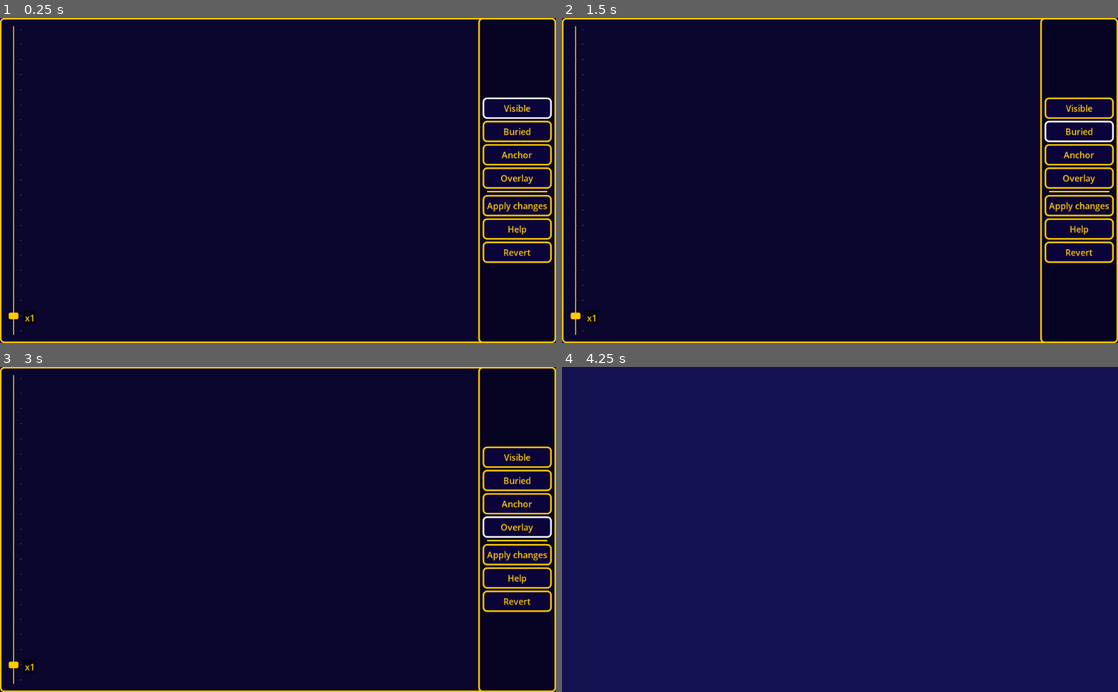
Above: before the commit, frames 1-4 (two rows, left to right).
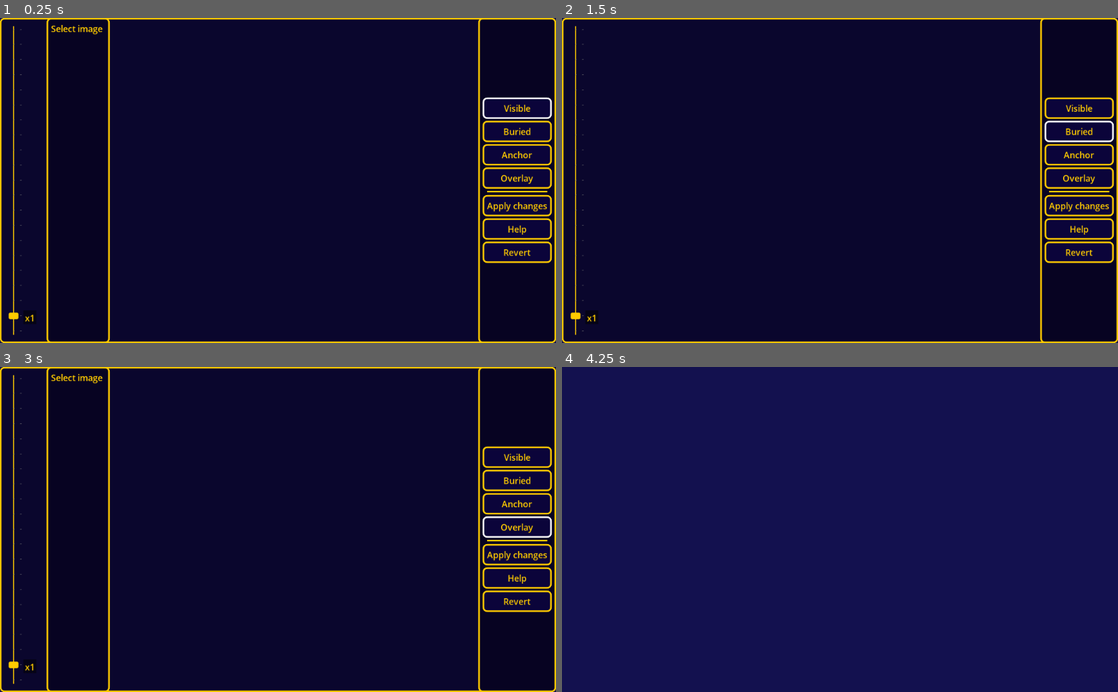
Above: after the commit, the same moments.

Repository: KoBeWi/Hedgewars-Theme-Editor-3
Game: Godot game, scene res://ObjectEdit.tscn
Two runs of this game, one before a commit and one after it. Both use one fixed random seed, a clock stepped at 60 frames per second and the inputs below. This scene is started directly instead of the project's main scene.
Inputs:
- Up to frame 1 (0.25 s): no input
- Up to frame 2 (1.5 s): click "Visible" at 0.5 s; click "Buried" at 1.25 s
- Up to frame 3 (3 s): click "Anchor" at 2 s; click "Overlay" at 2.75 s
- Up to frame 4 (4.25 s): click "Apply changes" at 3.5 s

The runs differ from the first frame. In frame 1, 1.1% of the frame differs, in the area x 8-20%, y 0-100%; in frame 2, nothing differs; in frame 3, 1.1%; in frame 4, nothing differs.
Error before the commit: Invalid get index 'name' (on base: 'Dictionary'). (res://Scripts/ObjectImageEdit.gd:11)
Error after the commit: Invalid get index 'name' (on base: 'Nil'). (res://Scripts/ObjectImageEdit.gd:11)

Commit message:
Overlays part 1

Diff:
--- /dev/null
+++ b/Nodes/OverlayItem.tscn
@@ -0,0 +1,56 @@
+[gd_scene load_steps=2 format=2]
+
+[sub_resource type="GDScript" id=1]
+script/source = "extends Button
+
+var image: String
+
+func _ready():
+	rect_min_size.y = rect_size.x
+
+func set_image(path: String):
+	$MarginContainer/VBoxContainer/Texture.texture = Util.load_texture(path)
+	image = path.get_basename().get_file()
+	$MarginContainer/VBoxContainer/Label.text = image
+"
+
+[node name="Button" type="Button"]
+margin_right = 142.0
+margin_bottom = 120.0
+toggle_mode = true
+script = SubResource( 1 )
+__meta__ = {
+"_edit_use_anchors_": false
+}
+
+[node name="MarginContainer" type="MarginContainer" parent="."]
+anchor_right = 1.0
+anchor_bottom = 1.0
+mouse_filter = 2
+custom_constants/margin_right = 8
+custom_constants/margin_top = 8
+custom_constants/margin_left = 8
+custom_constants/margin_bottom = 8
+__meta__ = {
+"_edit_use_anchors_": false
+}
+
+[node name="VBoxContainer" type="VBoxContainer" parent="MarginContainer"]
+margin_left = 8.0
+margin_top = 8.0
+margin_right = 134.0
+margin_bottom = 112.0
+
+[node name="Texture" type="TextureRect" parent="MarginContainer/VBoxContainer"]
+margin_right = 126.0
+margin_bottom = 77.0
+size_flags_vertical = 3
+expand = true
+stretch_mode = 5
+
+[node name="Label" type="Label" parent="MarginContainer/VBoxContainer"]
+margin_top = 81.0
+margin_right = 126.0
+margin_bottom = 104.0
+text = "overlay"
+align = 1
--- a/ObjectEdit.tscn
+++ b/ObjectEdit.tscn
@@ -88,6 +88,9 @@
 scrollable = false
 tick_count = 21
 ticks_on_borders = true
+__meta__ = {
+"_edit_use_anchors_": false
+}
 
 [node name="Label" type="Label" parent="UI/Zoom"]
 anchor_top = 0.5
@@ -260,6 +263,37 @@
 "_edit_use_anchors_": false
 }
 
+[node name="Overlays" type="PanelContainer" parent="UI"]
+anchor_bottom = 1.0
+margin_left = 86.4296
+margin_right = 102.43
+__meta__ = {
+"_edit_use_anchors_": false
+}
+
+[node name="VBoxContainer" type="VBoxContainer" parent="UI/Overlays"]
+margin_left = 8.0
+margin_top = 8.0
+margin_right = 108.0
+margin_bottom = 592.0
+
+[node name="Label" type="Label" parent="UI/Overlays/VBoxContainer"]
+margin_right = 100.0
+margin_bottom = 23.0
+text = "Select image"
+autowrap = true
+
+[node name="ScrollContainer" type="ScrollContainer" parent="UI/Overlays/VBoxContainer"]
+margin_top = 27.0
+margin_right = 100.0
+margin_bottom = 584.0
+size_flags_vertical = 3
+scroll_horizontal_enabled = false
+
+[node name="VBoxContainer" type="VBoxContainer" parent="UI/Overlays/VBoxContainer/ScrollContainer"]
+margin_right = 100.0
+rect_min_size = Vector2( 100, 0 )
+
 [connection signal="value_changed" from="UI/Zoom" to="." method="set_zoom"]
 [connection signal="pressed" from="UI/HBoxContainer/VBoxContainer/Button" to="." method="set_mode" binds= [ 0 ]]
 [connection signal="pressed" from="UI/HBoxContainer/VBoxContainer/Button2" to="." method="set_mode" binds= [ 1 ]]
--- a/Scripts/ObjectEdit.gd
+++ b/Scripts/ObjectEdit.gd
@@ -1,15 +1,17 @@
 extends Panel
 
-const NO_DRAW = Vector2(-1, -1)
+const NO_DRAW = Vector2(-INF, -INF)
 const Colors = {VISIBLE = Color.green, BURIED = Color.red, ANCHOR = Color.blue, OVERLAY = Color.yellow, SELECTED = Color.white, INTERSECTING = Color.magenta}
 
 onready var image := $ObjectImage as Sprite
+onready var overlays_container = $UI/Overlays/VBoxContainer/ScrollContainer/VBoxContainer
+onready var overlay_panel = $UI/Overlays
 
 enum {VISIBLE, BURIED, ANCHORS, OVERLAYS}
 var draw_mode: int
 
-var object: Dictionary
-var original_object: Dictionary
+var object: HWTheme.ThemeObject
+var original_object: HWTheme.ThemeObject
 var zoom := 1.0 setget set_zoom
 var drag: Vector2
 var dirty: bool
@@ -21,7 +23,15 @@
 
 	set_zoom(1)
 	move_view()
-	original_object = object.duplicate(true)
+	original_object = object.clone()
+
+	var overlay_buttons := ButtonGroup.new()
+	for image in HWTheme.image_list:
+		var overlay_item := preload("res://Nodes/OverlayItem.tscn").instance() as Button
+		overlay_item.set_image(str(HWTheme.get_theme_path(), image, ".png"))
+		overlay_item.group = overlay_buttons
+		overlays_container.add_child(overlay_item)
+	overlay_panel.hide()
 
 func _unhandled_input(event):
 	if event is InputEventMouseButton:
@@ -67,6 +77,12 @@
 
 func set_mode(mode: int):
 	draw_mode = mode
+	if mode == OVERLAYS:
+		overlay_panel.show()
+		for button in overlays_container.get_children():
+			button.pressed = false
+	else:
+		overlay_panel.hide()
 
 func move_view():
 	image.position = rect_position + rect_size/2
--- a/Scripts/ObjectImageEdit.gd
+++ b/Scripts/ObjectImageEdit.gd
@@ -31,6 +31,13 @@
 		draw_rect(rect, color, false)
 		draw_rect(rect, fill_color(color))
 
+	for overlay in edit.object.overlays:
+		draw_texture(overlay.get_texture(), overlay.position)
+		var rect = overlay.get_rect()
+		var color := get_rect_color(rect, edit.Colors.OVERLAY)
+		draw_rect(rect, color, false)
+		draw_rect(rect, fill_color(color))
+
 	if is_drawing():
 		var color: Color = edit.Colors.VISIBLE
 		if edit.draw_mode == edit.BURIED:
@@ -61,6 +68,11 @@
 			selected_rects.append(rect)
 
 	for rect in edit.object.anchors:
+		if rect.has_point(get_mouse_pos()):
+			selected_rects.append(rect)
+
+	for overlay in edit.object.overlays:
+		var rect = overlay.get_rect()
 		if rect.has_point(get_mouse_pos()):
 			selected_rects.append(rect)
 
--- a/Scripts/TabCustomization.gd
+++ b/Scripts/TabCustomization.gd
@@ -208,9 +208,9 @@
 	customization.add_image("amSnowball.png")
 	customization.add_image_info("Size: %s", ["128x128"])
 
-	for file in Util.list_directory(HWTheme.get_theme_path(), true):
-		if file.get_extension() == "png" and not file in customizable_list and not file.get_basename() in HWTheme.sprays and not file.get_basename() in HWTheme.objects:
-			$ItemLists/Other/List.add_item(file.get_basename())
+	for file in HWTheme.image_list:
+		if not file in customizable_list and not file in HWTheme.sprays and not file in HWTheme.objects:
+			$ItemLists/Other/List.add_item(file)
 
 func move_item(from, to):
 	if from.get_item_count() == 0 or from.get_selected_items().size() == 0: return
--- a/Scripts/Theme.gd
+++ b/Scripts/Theme.gd
@@ -64,6 +64,7 @@
 
 var objects: Dictionary
 var sprays: Dictionary
+var image_list: Array
 
 var theme_output: PoolStringArray
 var stored_output: PoolStringArray
@@ -137,6 +138,7 @@
 func load_theme(_theme_name, version):
 	if theme_name:
 		DirectoryScanner.remove_scan_directory(get_theme_path())
+		Util.texture_cache.clear()
 
 	load_defaults()
 	theme_name = _theme_name
@@ -223,18 +225,10 @@
 			"snow": snow = true
 			"ice": ice = true
 			"object":
-				var object := {
-					name = params[0],
-					number = int(params[1]),
-					buried = [],
-					visible = [],
-					anchors = [],
-					overlays = [],
-					on_water = false
-				}
+				var object := ThemeObject.new(params[0], int(params[1]))
+				objects[object.name] = object
 
 				if params.size() == 3:
-					objects[params[0]] = object
 					continue
 
 				var rects := 1
@@ -254,12 +248,10 @@
 					object.visible.append(Rect2(int(params[i]), int(params[i+1]), int(params[i+2]), int(params[i+3])))
 					rects -= 1
 					i += 4
-
-				objects[object.name] = object
 			"spray":
 				sprays[params[0]] = int(params[1])
 			"anchors":
-				var object: Dictionary = objects[params[0]]
+				var object: ThemeObject = objects[params[0]]
 				var rects := int(params[1])
 				var i := 2
 
@@ -267,6 +259,15 @@
 					object.anchors.append(Rect2(int(params[i]), int(params[i+1]), int(params[i+2]), int(params[i+3])))
 					rects -= 1
 					i += 4
+			"overlays":
+				var object: ThemeObject = objects[params[0]]
+				var rects := int(params[1])
+				var i := 2
+
+				while rects > 0:
+					object.overlays.append(ThemeObject.Overlay.new(Vector2(int(params[i+0]), int(params[i+1])), params[i+2]))
+					rects -= 1
+					i += 3
 
 	water_top.a = water_opacity
 	water_bottom.a = water_opacity
@@ -276,6 +277,11 @@
 	if not sd_clouds_defined:
 		sd_clouds = clouds
 
+	image_list.clear()
+	for file in Util.list_directory(HWTheme.get_theme_path(), true):
+		if file.get_extension() == "png":
+			image_list.append(file.get_basename().get_file())
+
 	cfg_file.close()
 	emit_signal("theme_loaded")
 
@@ -365,10 +371,20 @@
 			line = PoolStringArray()
 			line.append(str(object, ", ", anchors.size()))
 
-			for anchor in objects[object].anchors:
+			for anchor in anchors:
 				line.append(", " + Util.get_rect_string(anchor))
 
 			theme_output.append("anchors = " + line.join(""))
+
+		var overlays: Array = objects[object].overlays
+		if not overlays.empty():
+			line = PoolStringArray()
+			line.append(str(object, ", ", overlays.size()))
+
+			for overlay in overlays:
+				line.append(str(", ", overlay.position.x, ", ", overlay.position.y, ", ", overlay.image))
+
+			theme_output.append("overlays = " + line.join(""))
 
 	if hidden: theme_output.append("hidden = true")
 	if flatten_flakes: theme_output.append("flatten-flakes = true")
@@ -395,8 +411,50 @@
 func set_version(version):
 	theme_version = version
 
-	if !is_loading and Util.enable_autosave:
+	if not is_loading and Util.enable_autosave:
 		save_theme()
 
 func basename():
 	return theme_name.split("_v")[0]
+
+class ThemeObject:
+	var name: String
+	var number: int
+	var buried: Array
+	var visible: Array
+	var anchors: Array
+	var overlays: Array
+	var on_water: bool
+
+	func _init(p_name: String, p_number: int):
+		name = p_name
+		number = p_number
+
+	func clone() -> ThemeObject:
+		var cloned := ThemeObject.new(name, number)
+		cloned.buried = buried.duplicate()
+		cloned.visible = visible.duplicate()
+		cloned.anchors = anchors.duplicate()
+		cloned.overlays = overlays.duplicate()
+		cloned.on_water = on_water
+		return cloned
+
+	func has_overlay(overlay: String) -> bool:
+		for o in overlays:
+			if o.image == overlay:
+				return true
+		return false
+
+	class Overlay:
+		var position: Vector2
+		var image: String
+
+		func _init(p_position: Vector2, p_image: String):
+			position = p_position
+			image = p_image
+
+		func get_texture() -> Texture:
+			return Util.load_texture(str(HWTheme.get_theme_path(), image, ".png"))
+
+		func get_rect() -> Rect2:
+			return Rect2(position, get_texture().get_size())
--- a/Scripts/Utility.gd
+++ b/Scripts/Utility.gd
@@ -75,17 +75,21 @@
 		file.open("res://icon.png", file.READ)
 		package_path = file.get_path_absolute().get_base_dir() + "/PackedThemes"
 
-func load_texture(file) -> Texture:
-	var check_exists = File.new()
-	if not check_exists.file_exists(file):
-		return null
+var texture_cache: Dictionary
 
-	var image = Image.new()
-	image.load(file)
+func load_texture(file: String) -> Texture: ##TODO: reload if image changes
+	if not file in texture_cache:
+		if not File.new().file_exists(file):
+			return null
 
-	var texture = ImageTexture.new()
-	texture.create_from_image(image, 0)
-	return texture
+		var image := Image.new()
+		image.load(file)
+
+		var texture := ImageTexture.new()
+		texture.create_from_image(image, 0)
+		texture_cache[file] = texture
+
+	return texture_cache[file]
 
 func list_directory(path, for_files = true):
 	var list = []
--- a/Tabs/Customization.tscn
+++ b/Tabs/Customization.tscn
@@ -10,6 +10,9 @@
 size_flags_horizontal = 3
 size_flags_vertical = 3
 script = ExtResource( 1 )
+__meta__ = {
+"_edit_use_anchors_": false
+}
 
 [node name="ItemLists" type="HBoxContainer" parent="."]
 margin_right = 1016.0
--- a/Tabs/Theme.tscn
+++ b/Tabs/Theme.tscn
@@ -794,19 +794,19 @@
 [connection signal="pressed" from="FallbackSDMusic/Stop" to="." method="stop_music"]
 [connection signal="toggled" from="CloudsOnOff" to="Clouds/Amount" method="set_editable"]
 [connection signal="toggled" from="SDCloudsOnOff" to="SDClouds/Amount" method="set_editable"]
-[connection signal="toggled" from="FlakesOnOff" to="Flakes/Amount/Value" method="set_editable"]
-[connection signal="toggled" from="FlakesOnOff" to="Flakes/Frames/Value" method="set_editable"]
 [connection signal="toggled" from="FlakesOnOff" to="Flakes/FrameDuration/Value" method="set_editable"]
 [connection signal="toggled" from="FlakesOnOff" to="Flakes/RotationSpeed/Value" method="set_editable"]
+[connection signal="toggled" from="FlakesOnOff" to="Flakes/Frames/Value" method="set_editable"]
+[connection signal="toggled" from="FlakesOnOff" to="Flakes/Amount/Value" method="set_editable"]
 [connection signal="toggled" from="FlakesOnOff" to="Flakes/FallingSpeed/Value" method="set_editable"]
+[connection signal="toggled" from="SDFlakesOnOff" to="SDFlakes/Frames/Value" method="set_editable"]
+[connection signal="toggled" from="SDFlakesOnOff" to="SDFlakes/RotationSpeed/Value" method="set_editable"]
 [connection signal="toggled" from="SDFlakesOnOff" to="SDFlakes/FrameDuration/Value" method="set_editable"]
-[connection signal="toggled" from="SDFlakesOnOff" to="SDFlakes/RotationSpeed/Value" method="set_editable"]
-[connection signal="toggled" from="SDFlakesOnOff" to="SDFlakes/Frames/Value" method="set_editable"]
 [connection signal="toggled" from="SDFlakesOnOff" to="SDFlakes/Amount/Value" method="set_editable"]
 [connection signal="toggled" from="SDFlakesOnOff" to="SDFlakes/FallingSpeed/Value" method="set_editable"]
 [connection signal="toggled" from="WaterAnimationOnOff" to="WaterAnimation/Frames/Value" method="set_editable"]
 [connection signal="toggled" from="WaterAnimationOnOff" to="WaterAnimation/FrameDuration/Value" method="set_editable"]
 [connection signal="toggled" from="WaterAnimationOnOff" to="WaterAnimation/MovementSpeed/Value" method="set_editable"]
-[connection signal="toggled" from="SDWaterAnimationOnOff" to="SDWaterAnimation/FrameDuration/Value" method="set_editable"]
 [connection signal="toggled" from="SDWaterAnimationOnOff" to="SDWaterAnimation/MovementSpeed/Value" method="set_editable"]
 [connection signal="toggled" from="SDWaterAnimationOnOff" to="SDWaterAnimation/Frames/Value" method="set_editable"]
+[connection signal="toggled" from="SDWaterAnimationOnOff" to="SDWaterAnimation/FrameDuration/Value" method="set_editable"]
